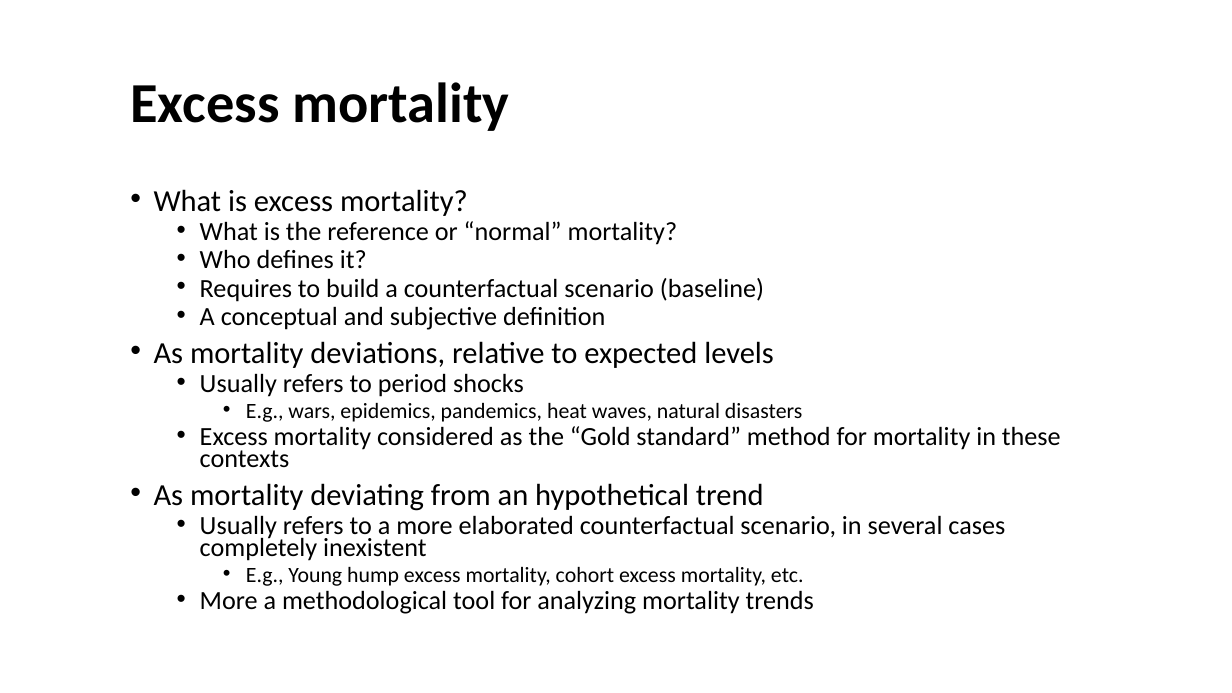
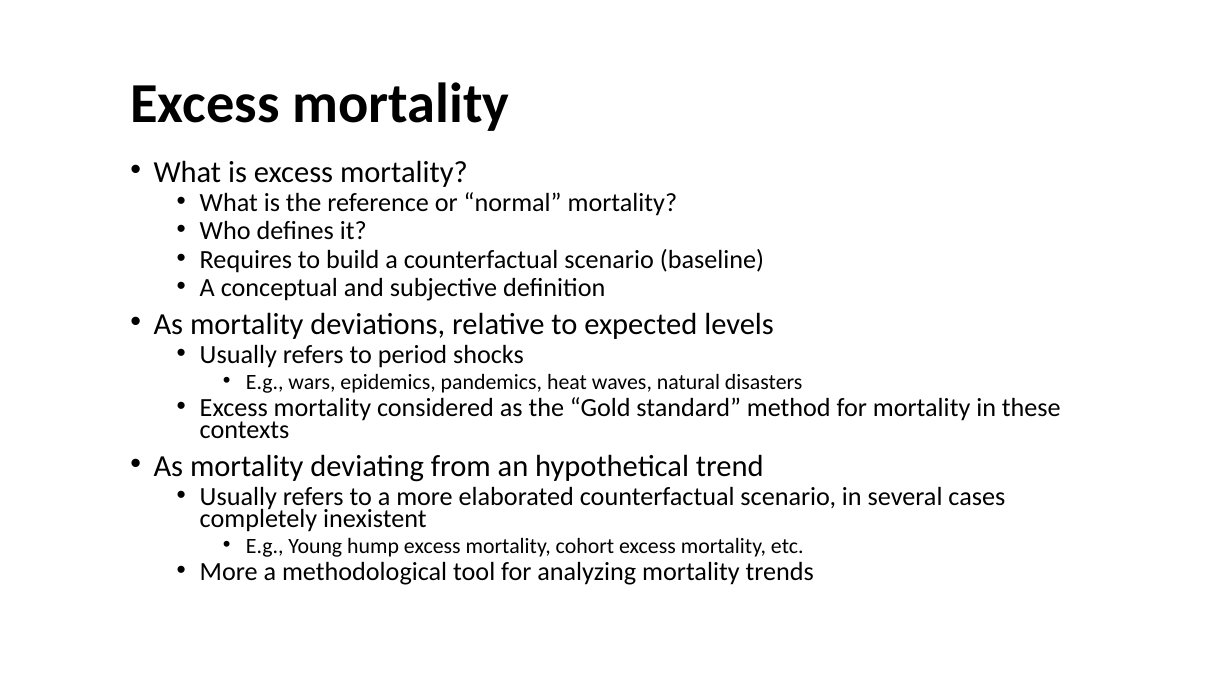
Before and after one commit to kikeacosta/edsd23_apc, a slide deck: slide 4 of slides/04_excess_mortality.pptx. Drawn at 1232x693 pixels with LibreOffice and Linux fonts; fonts in the diff are those of the drawing. Boxes give left, top, right and bottom in pixels: in the first picture for what was removed or moved away, otherwise in the second. Text is boxed around its words. In the diff, an @@ line names an element or a change of style, - is before the commit and + after.

```diff
--- a/slides/04_excess_mortality.pptx
+++ b/slides/04_excess_mortality.pptx
@@ text "What is excess mortality?": place and size @@
-text "What is excess mortality?" at [154,189,1061,614]
+text "What is excess mortality?" at [154,160,1061,585]
```
Also in this commit, not shown: 6 other slides changed, 1 slide added, 10 other files.
